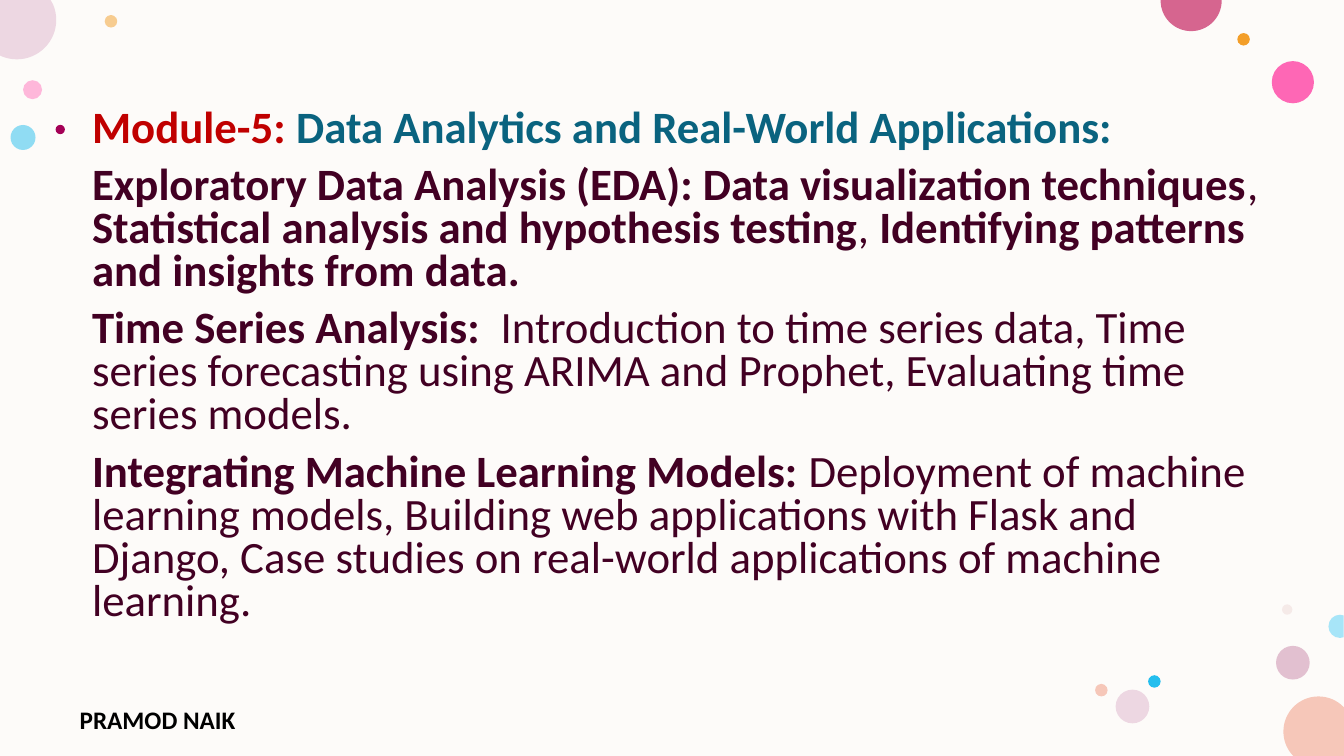
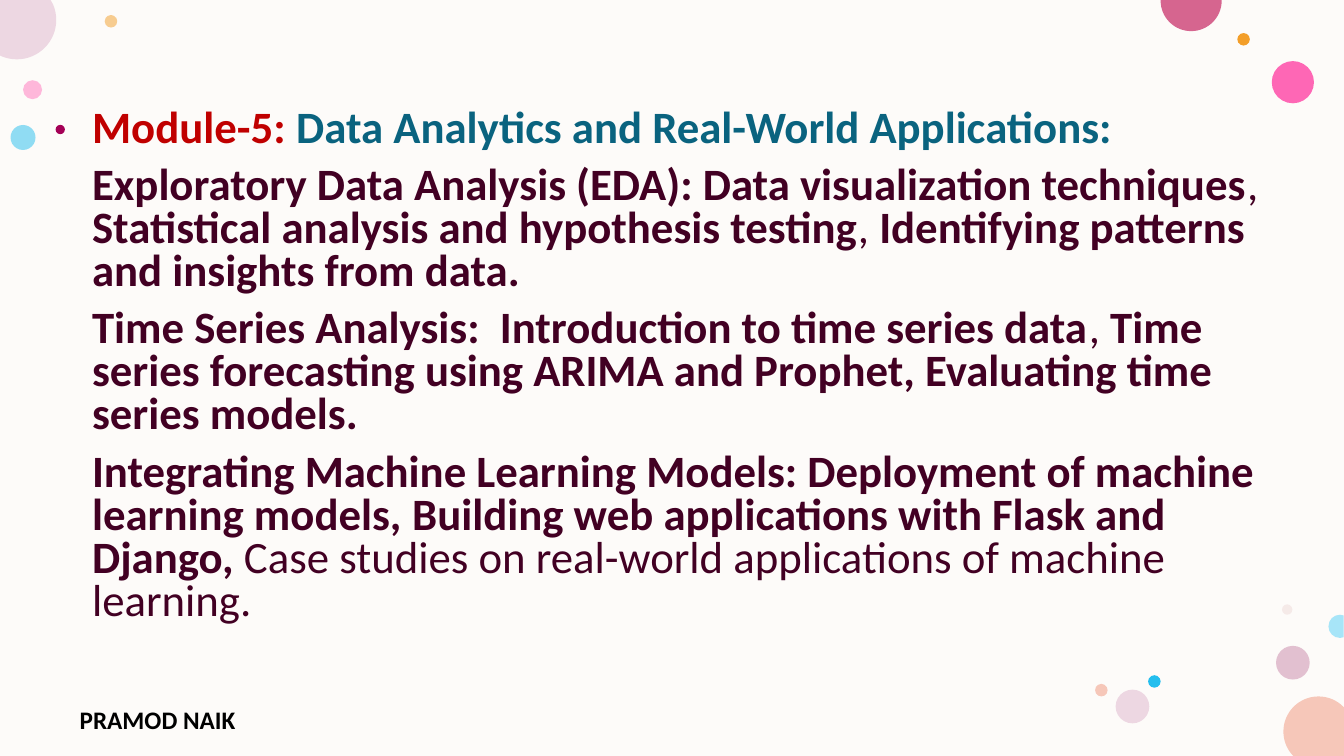
Before and after one commit to PRAMODNAIK-DEV/MCA-2nd-Sem-ML-Data-Analytics-Shridevi-College, a slide deck: slide 47 of Theory Class-Notes/Unit-5 Data Analytics and Real-World Applications.pptx (slide 25 before the commit). Drawn at 1344x756 pixels with LibreOffice and Linux fonts; fonts in the diff are those of the drawing; background and template pictures are left out. Boxes give left, top, right and bottom in pixels: in the first picture for what was removed or moved away, otherwise in the second. Text is boxed around its words. In the diff, an @@ line names an element or a change of style, - is before the commit and + after.

```diff
--- a/Theory Class-Notes/Unit-5 Data Analytics and Real-World Applications.pptx
+++ b/Theory Class-Notes/Unit-5 Data Analytics and Real-World Applications.pptx
@@ text at [92,311,1254,624]: bold on in "Introduction to time series data, Time series ...", "Deployment of machine learning models, Building web ..." @@
```
Also in this commit, not shown: 2 other slides changed, 23 slides added, 6 slides removed, 1 other file.
